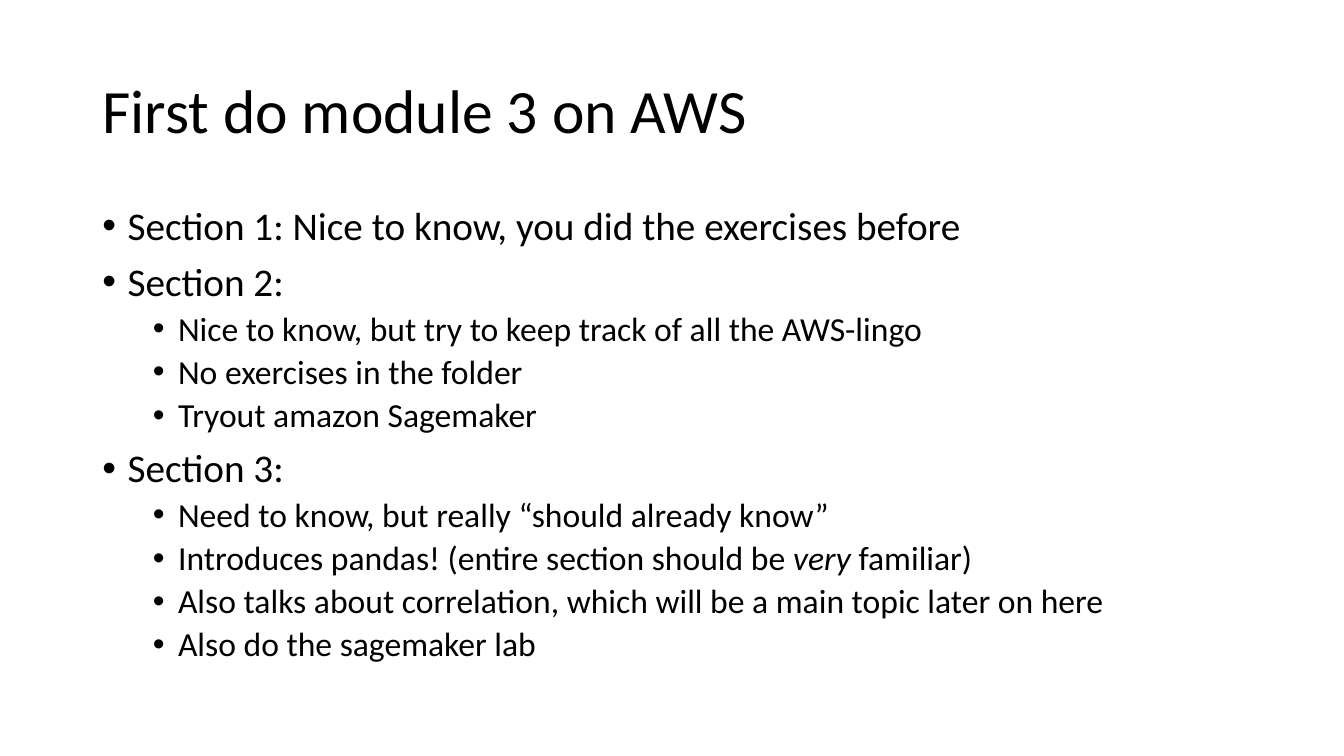
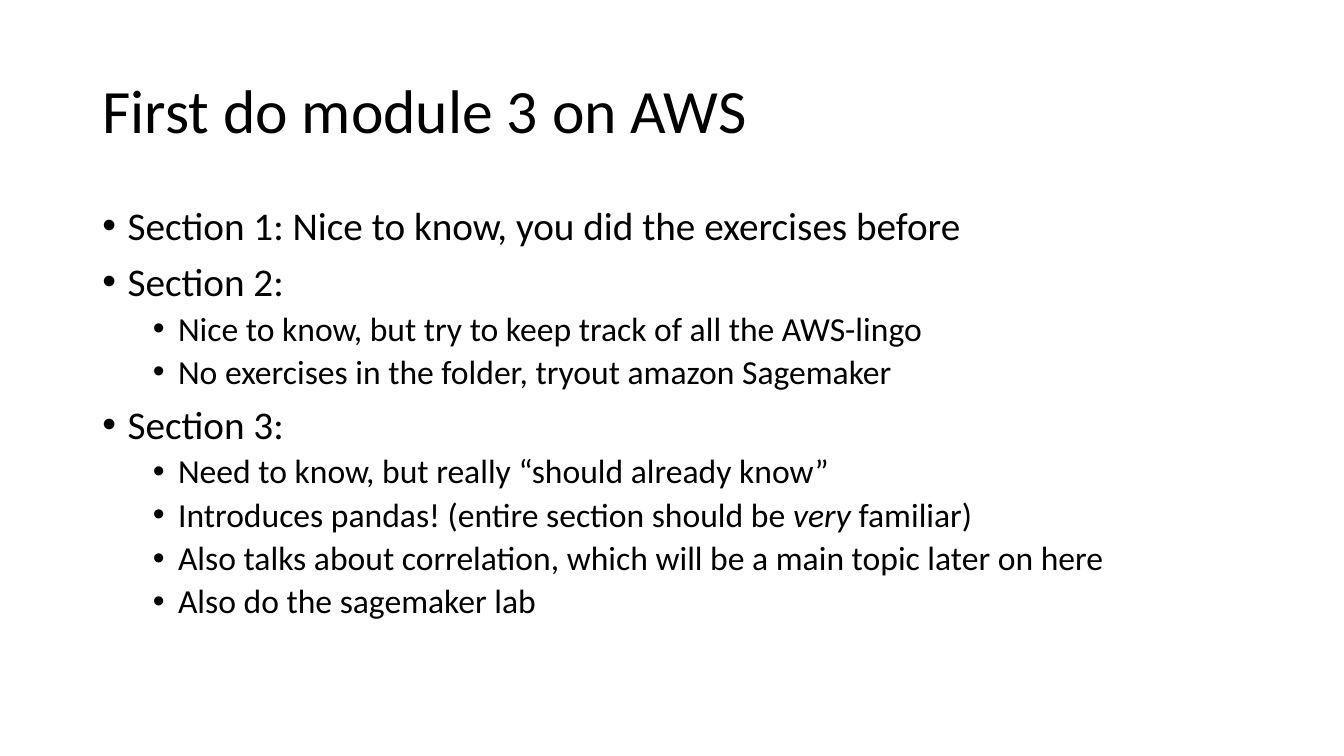
Before and after one commit to mjochen/CloudAI, a slide deck: slide 3 of PPT/3 - Implementing a pipeline.pptx. Drawn at 1344x756 pixels with LibreOffice and Linux fonts; fonts in the diff are those of the drawing. Boxes give left, top, right and bottom in pixels: in the first picture for what was removed or moved away, otherwise in the second. Text is boxed around its words. In the diff, an @@ line names an element or a change of style, - is before the commit and + after.

```diff
--- a/PPT/3 - Implementing a pipeline.pptx
+++ b/PPT/3 - Implementing a pipeline.pptx
@@ text at <box>178,360,891,390</box>: text changed @@
-  • No exercises in the folder
-  • Tryout amazon Sagemaker
+  • No exercises in the folder, tryout amazon Sagemaker
```
Also in this commit, not shown: 1 other slide changed, 13 slides added, 1 slide removed, 24 other files.
